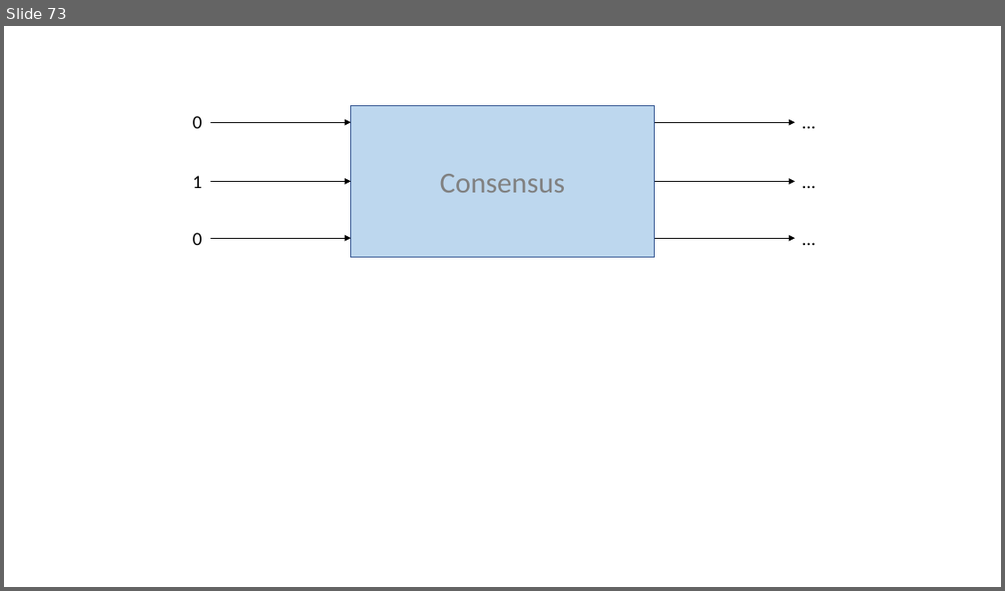
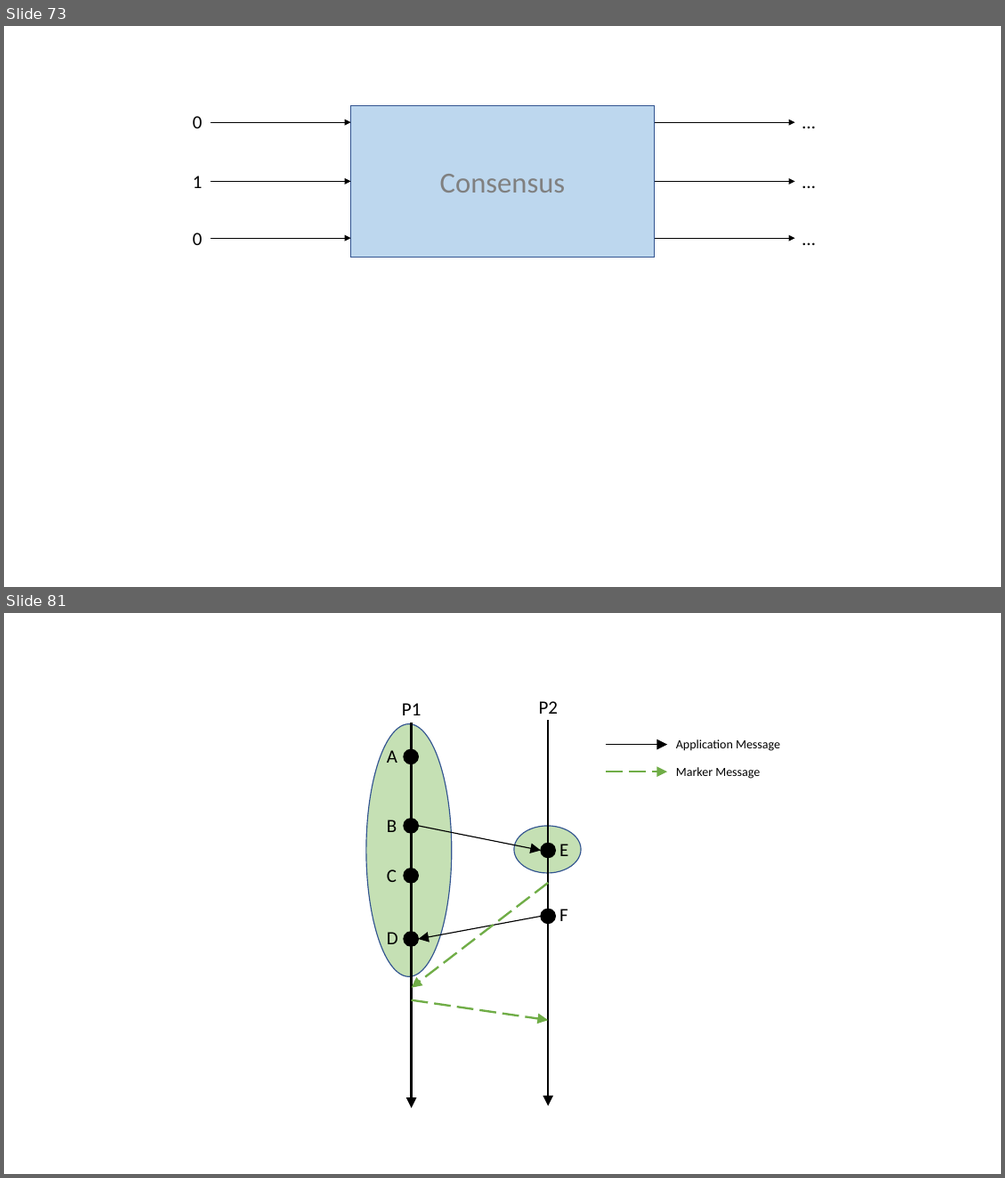
Before and after one commit to ChrisWhealy/DistributedSystemNotes, a slide deck: img/Diagrams.pptx. Shown one above the other, each under a label of ours: slide 73 before the commit, slides 73 and 81 after it; the slides between them are not shown. The pictures are 1005x591 and 1005x1178 pixels, drawn with LibreOffice and Linux fonts; fonts in the diff are those of the drawing. Boxes give left, top, right and bottom in pixels: in the first picture for what was removed or moved away, otherwise in the second. Text is boxed around its words. In the diff, an @@ line names an element or a change of style, - is before the commit and + after.

```diff
--- a/img/Diagrams.pptx
+++ b/img/Diagrams.pptx
@@ slide 81 added at <box>4,613,1001,1174</box>, background #FFFFFF @@
@@ text added at <box>402,703,421,715</box>, 18 pt, text #000000 @@
+P1
@@ text added at <box>539,701,558,714</box>, 18 pt, text #000000 @@
+P2
@@ ellipse added at <box>366,723,451,976</box>, fill #C5E0B4, outline #325491 1 pt @@
@@ arrow added from (412, 722) to (412, 1108), #000000 2 pt @@
@@ arrow added from (549, 720) to (549, 1106), #000000 2 pt @@
@@ arrow added from (606, 745) to (667, 745), #000000 1 pt @@
@@ text added at <box>676,739,780,751</box>, 12 pt, text #000000 @@
+Application Message
@@ text added at <box>387,750,397,763</box>, 18 pt, text #000000 @@
+A
@@ ellipse added at <box>404,749,418,764</box>, fill #000000, outline #000000 1 pt @@
@@ arrow added from (606, 771) to (667, 771), #70AD47 2 pt dashed @@
@@ text added at <box>676,767,760,779</box>, 12 pt, text #000000 @@
+Marker Message
@@ text added at <box>387,819,396,832</box>, 18 pt, text #000000 @@
+B
@@ ellipse added at <box>404,819,418,834</box>, fill #000000, outline #000000 1 pt @@
@@ arrow added from (418, 826) to (541, 850), #000000 1 pt @@
@@ ellipse added at <box>514,826,581,873</box>, fill #C5E0B4, outline #325491 1 pt @@
@@ ellipse added at <box>541,843,556,858</box>, fill #000000, outline #000000 1 pt @@
@@ text added at <box>559,844,568,856</box>, 18 pt, text #000000 @@
+E
@@ text added at <box>387,869,396,882</box>, 18 pt, text #000000 @@
+C
@@ ellipse added at <box>404,868,418,883</box>, fill #000000, outline #000000 1 pt @@
@@ arrow added from (549, 883) to (412, 988), #70AD47 2 pt dashed @@
@@ text added at <box>387,932,398,944</box>, 18 pt, text #000000 @@
+D
@@ ellipse added at <box>404,932,418,947</box>, fill #000000, outline #000000 1 pt @@
@@ arrow added from (541, 916) to (418, 939), #000000 1 pt @@
@@ ellipse added at <box>541,908,556,924</box>, fill #000000, outline #000000 1 pt @@
@@ text added at <box>559,908,568,921</box>, 18 pt, text #000000 @@
+F
@@ arrow added from (412, 1000) to (549, 1020), #70AD47 2 pt dashed @@
```
Also in this commit, not shown: 7 slides changed, 10 other slides added, 13 other files.
